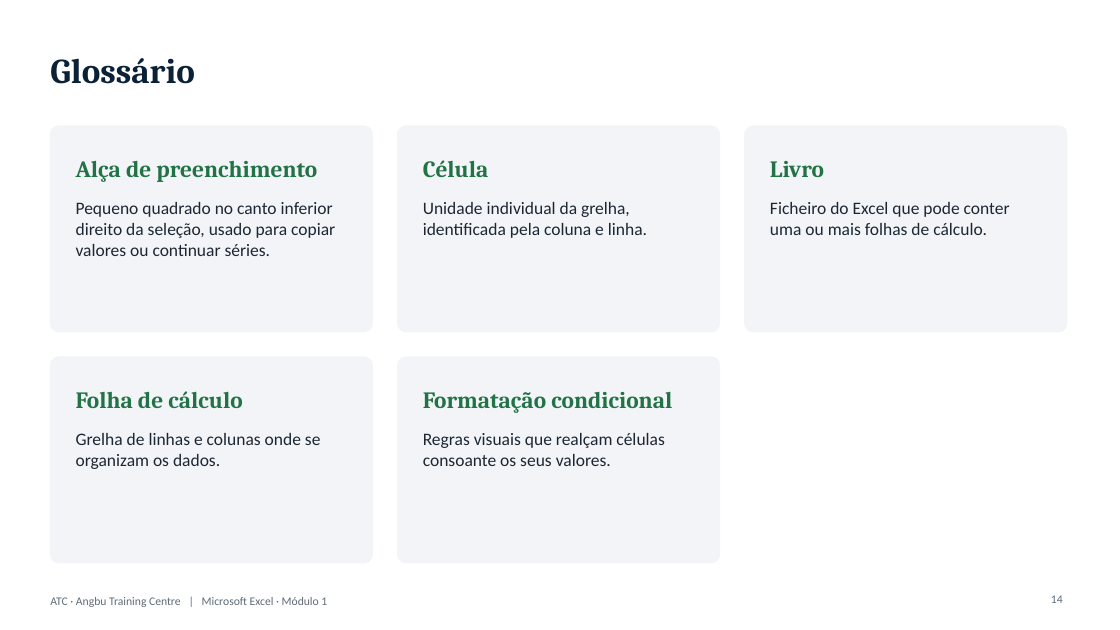
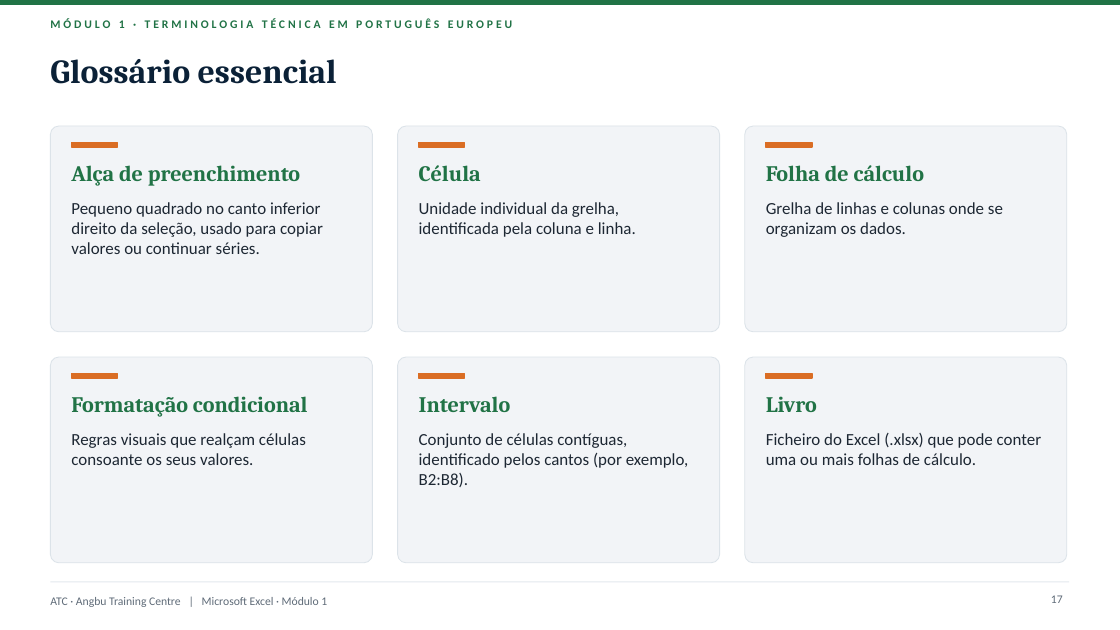
Before and after one commit to almeidaojose36/atc_lms, a slide deck: slide 17 of producao/apresentacoes/Excel_Modulo1.pptx (slide 14 before the commit). Drawn at 1120x630 pixels with LibreOffice and Linux fonts; fonts in the diff are those of the drawing; background and template pictures are left out. Boxes give left, top, right and bottom in pixels: in the first picture for what was removed or moved away, otherwise in the second. Text is boxed around its words. In the diff, an @@ line names an element or a change of style, - is before the commit and + after.

```diff
--- a/producao/apresentacoes/Excel_Modulo1.pptx
+++ b/producao/apresentacoes/Excel_Modulo1.pptx
@@ rectangle added at box(0, 0, 1120, 5), fill #217346 @@
@@ text added at box(50, 18, 512, 28), 10 pt, text #217346, bold @@
+MÓDULO 1 · TERMINOLOGIA TÉCNICA EM PORTUGUÊS EUROPEU
@@ title at box(50, 59, 337, 84): text changed; size 30 to 29 pt @@
-Glossário
+Glossário essencial
@@ rectangle added at box(71, 143, 118, 147), fill #DA6D24, outline #DA6D24 1 pt @@
@@ rectangle added at box(418, 143, 465, 147), fill #DA6D24, outline #DA6D24 1 pt @@
@@ rectangle added at box(766, 143, 812, 147), fill #DA6D24, outline #DA6D24 1 pt @@
@@ text "Folha de cálculo": place and size @@
-text "Folha de cálculo" at box(76, 391, 242, 408)
+text "Folha de cálculo" at box(766, 165, 924, 181)
@@ text "Grelha de linhas e colunas ...": place and size @@
-text "Grelha de linhas e colunas ..." at box(76, 433, 320, 469)
+text "Grelha de linhas e colunas ..." at box(766, 202, 1003, 237)
@@ outline #F2F4F7 1 pt to #DCE3E9 0.75 pt in 5 elements at box(50, 126, 372, 332), box(397, 126, 719, 332), box(745, 126, 1067, 332), box(50, 357, 372, 563), box(397, 357, 719, 563) @@
@@ rounded rectangle added at box(745, 357, 1067, 563), fill #F2F4F7, outline #DCE3E9 0.75 pt @@
@@ size 20 to 19 pt in 5 elements at box(71, 165, 300, 186), box(419, 165, 481, 182), box(766, 396, 817, 412), box(766, 165, 924, 181), box(71, 396, 308, 417) @@
@@ text "Formatação condicional": place and size @@
-text "Formatação condicional" at box(423, 392, 672, 413)
+text "Formatação condicional" at box(71, 396, 308, 417)
@@ rectangle added at box(71, 374, 118, 378), fill #DA6D24, outline #DA6D24 1 pt @@
@@ rectangle added at box(418, 374, 465, 378), fill #DA6D24, outline #DA6D24 1 pt @@
@@ text "Livro": place and size @@
-text "Livro" at box(770, 161, 824, 177)
+text "Livro" at box(766, 396, 817, 412)
@@ rectangle added at box(766, 374, 812, 378), fill #DA6D24, outline #DA6D24 1 pt @@
@@ text added at box(419, 396, 511, 412), 19 pt, text #217346, bold @@
+Intervalo
@@ size 15 to 14.5 pt in 4 elements at box(71, 202, 323, 254), box(419, 202, 636, 237), box(766, 202, 1003, 237), box(71, 433, 306, 465) @@
@@ text "Regras visuais que realçam células ...": place and size @@
-text "Regras visuais que realçam células ..." at box(423, 433, 665, 466)
+text "Regras visuais que realçam células ..." at box(71, 433, 306, 465)
@@ text added at box(419, 433, 689, 487), 14.5 pt, text #1D2733 @@
+Conjunto de células contíguas, identificado pelos cantos (por exemplo, B2:B8).
@@ text at box(766, 433, 1042, 465): text changed; size 15 to 14.5 pt @@
-Ficheiro do Excel que pode conter uma ou mais folhas de cálculo.
+Ficheiro do Excel (.xlsx) que pode conter uma ou mais folhas de cálculo.
@@ rectangle added at box(50, 581, 1070, 582), fill #E3E8EE @@
@@ page number at box(1051, 595, 1063, 603): text changed @@
-14
+17
```
Also in this commit, not shown: 14 other slides changed, 3 slides added, 22 other files.
